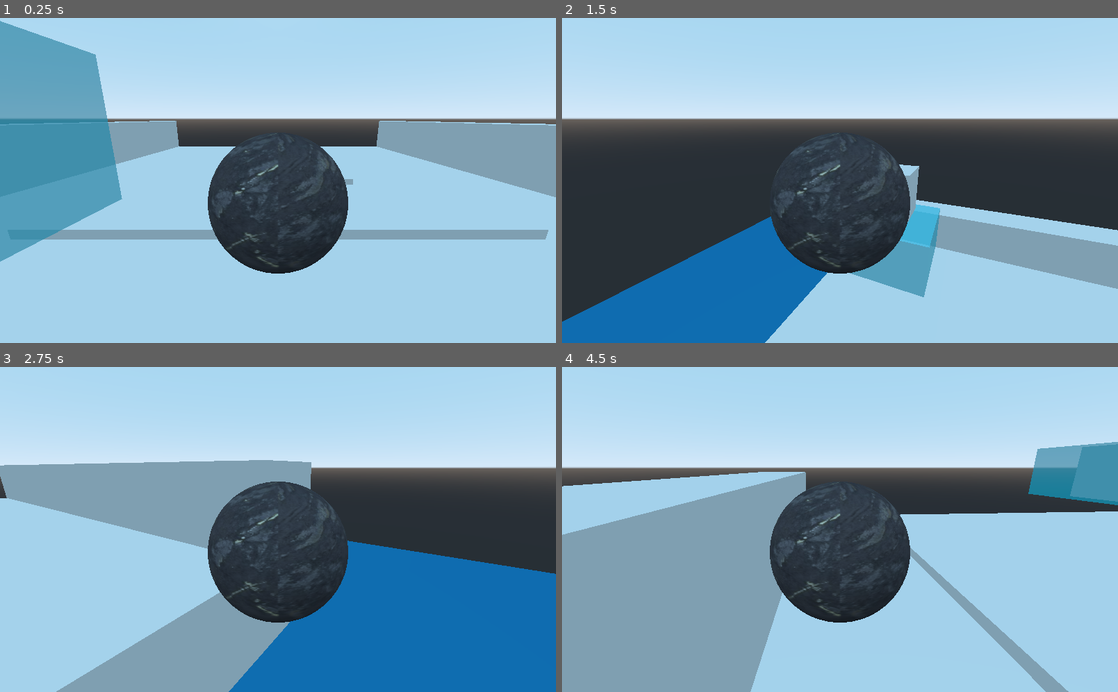
Above: before the commit, frames 1-4 (two rows, left to right).
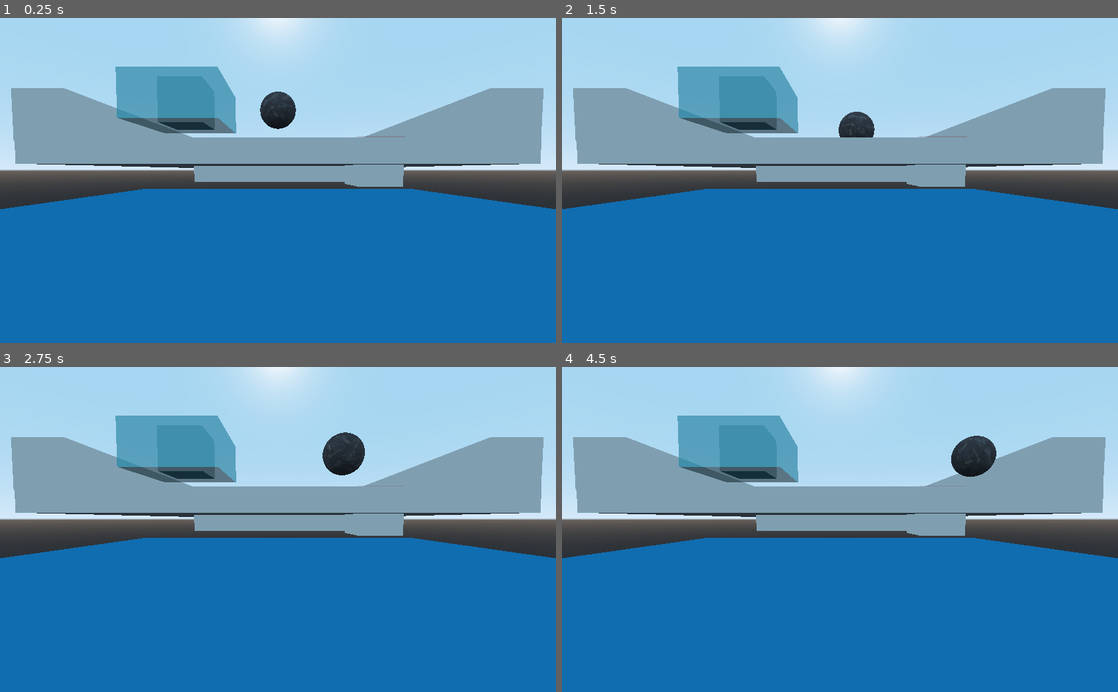
Above: after the commit, the same moments.

Repository: Lucas-Miller849/BallRacer
Game: Godot game, scene res://Levels/Test Level.tscn
Two runs of this game, one before a commit and one after it. Both use one fixed random seed, a clock stepped at 60 frames per second and the inputs below. The project has no main scene, so this scene is started directly.
Inputs (mouse positions are in pixels of both pictures, inside the frame that each line leads up to):
- Up to frame 1 (0.25 s): no input
- Up to frame 2 (1.5 s): move the mouse to (962, 164) at 0.52 s; hold Right (ui_right) 0.53-1.28 s; tap Space (ui_select) at 0.77 s; move the mouse to (728, 196) at 1.27 s; hold Down (ui_down) from 1.28 s (still down)
- Up to frame 3 (2.75 s): tap Space (ui_select) at 1.52 s; move the mouse to (333, 458) at 2.02 s; release Down (ui_down) at 2.03 s; hold Right (ui_right) from 2.03 s (still down)
- Up to frame 4 (4.5 s): move the mouse to (812, 594) at 2.77 s; release Right (ui_right) at 2.78 s; hold Up (ui_up) 2.78-3.53 s; tap Space (ui_select) at 3.02, 3.77 s; move the mouse to (1006, 578) at 3.52 s; hold Left (ui_left) from 3.53 s (still down); move the mouse to (673, 480) at 4.27 s

The runs differ from the first frame. In frame 1, 76% of the frame differs, in the area x 0-100%, y 0-100%; in frame 2, 64%; in frame 3, 52%; in frame 4, 76%.

Commit message:
Classwork with level_one

Diff:
--- a/Levels/KillFloor.gd
+++ b/Levels/KillFloor.gd
@@ -6,5 +6,4 @@
 func _on_KillFloor_body_entered(body):
 	if body.collision_layer == 2:
 		print(body.name)
-		print_debug("Nerd")
 		body.translation = spawn_point.translation
--- a/Levels/Level_One.tscn
+++ b/Levels/Level_One.tscn
@@ -8,7 +8,7 @@
 
 [sub_resource type="Animation" id=1]
 resource_name = "Move"
-length = 2.0
+length = 2.5
 tracks/0/type = "bezier"
 tracks/0/path = NodePath("Enviroment/10x1x13:translation:x")
 tracks/0/interp = 1
@@ -39,6 +39,36 @@
 "points": PoolRealArray( 20.1561, -0.25, 0, 0.25, 0, 20.1561, -0.25, 0, 0.25, 0, 20.1561, -0.25, 0, 0.25, 0 ),
 "times": PoolRealArray( 0, 1.1, 2 )
 }
+tracks/3/type = "bezier"
+tracks/3/path = NodePath("Enviroment/10x1x14:translation:x")
+tracks/3/interp = 1
+tracks/3/loop_wrap = true
+tracks/3/imported = false
+tracks/3/enabled = true
+tracks/3/keys = {
+"points": PoolRealArray( -0.00409889, -0.25, 0, 0.25, 0, -0.00409889, -0.25, 0, 0.25, 0, -0.00409889, -0.25, 0, 0.25, 0 ),
+"times": PoolRealArray( 0, 1.1, 2 )
+}
+tracks/4/type = "bezier"
+tracks/4/path = NodePath("Enviroment/10x1x14:translation:y")
+tracks/4/interp = 1
+tracks/4/loop_wrap = true
+tracks/4/imported = false
+tracks/4/enabled = true
+tracks/4/keys = {
+"points": PoolRealArray( -20.1874, -0.25, 0, 0.25, 0, -0.00718117, -0.25, 0, 0.25, 0, -14.7228, -0.25, 0, 0.25, 0 ),
+"times": PoolRealArray( 0, 1.1, 2 )
+}
+tracks/5/type = "bezier"
+tracks/5/path = NodePath("Enviroment/10x1x14:translation:z")
+tracks/5/interp = 1
+tracks/5/loop_wrap = true
+tracks/5/imported = false
+tracks/5/enabled = true
+tracks/5/keys = {
+"points": PoolRealArray( 20.1561, -0.25, 0, 0.25, 0, 20.1561, -0.25, 0, 0.25, 0, 20.1561, -0.25, 0, 0.25, 0 ),
+"times": PoolRealArray( 0, 1.1, 2 )
+}
 
 [node name="Level_One" type="Spatial"]
 script = ExtResource( 3 )
@@ -54,7 +84,7 @@
 transform = Transform( 1, 0, 0, 0, 1, 0, 0, 0, 1, -20.0931, -0.32686, 20.1561 )
 
 [node name="10x1x14" parent="Enviroment" instance=ExtResource( 1 )]
-transform = Transform( 1, 0, 0, 0, 1, 0, 0, 0, 1, -0.00409889, 0.0319691, 20.1561 )
+transform = Transform( 1, 0, 0, 0, 1, 0, 0, 0, 1, -0.00409889, -14.7228, 20.1561 )
 
 [node name="10x1x15" parent="Enviroment" instance=ExtResource( 1 )]
 transform = Transform( 1, 0, 0, 0, 1, 0, 0, 0, 1, 20.0189, 0, 20.1561 )
--- a/Levels/Test Level.tscn
+++ b/Levels/Test Level.tscn
@@ -1,13 +1,14 @@
-[gd_scene load_steps=12 format=2]
+[gd_scene load_steps=13 format=2]
 
 [ext_resource path="res://Level Geometry/10x1x10.tscn" type="PackedScene" id=1]
-[ext_resource path="res://Player/PlayerKB.tscn" type="PackedScene" id=2]
+[ext_resource path="res://Player/Player.tscn" type="PackedScene" id=2]
 [ext_resource path="res://Level Geometry/1x1x1.tscn" type="PackedScene" id=3]
 [ext_resource path="res://Level Geometry/2x1x2.tscn" type="PackedScene" id=4]
 [ext_resource path="res://Level Geometry/10x1x1.tscn" type="PackedScene" id=5]
 [ext_resource path="res://Level Geometry/5x1x5.tscn" type="PackedScene" id=6]
 [ext_resource path="res://Triggers/PlatformLift.tscn" type="PackedScene" id=7]
 [ext_resource path="res://Levels/KillFloor.gd" type="Script" id=8]
+[ext_resource path="res://Triggers/Popper.tscn" type="PackedScene" id=9]
 
 [sub_resource type="CubeMesh" id=1]
 
@@ -19,26 +20,27 @@
 
 [node name="Test Level" type="Spatial"]
 
-[node name="10x1x10" parent="." instance=ExtResource( 1 )]
+[node name="Enviroment" type="Node" parent="."]
 
-[node name="1x1x1" parent="." instance=ExtResource( 3 )]
+[node name="10x1x10" parent="Enviroment" instance=ExtResource( 1 )]
+transform = Transform( 1, 0, 0, 0, 0.5, 0, 0, 0, 1, 0, 0.667183, 0 )
+
+[node name="1x1x1" parent="Enviroment" instance=ExtResource( 3 )]
 transform = Transform( 1, 0, 0, 0, 1, 0, 0, 0, 1, 0.163673, 1.02983, 0 )
 
-[node name="10x1x1" parent="." instance=ExtResource( 5 )]
+[node name="10x1x1" parent="Enviroment" instance=ExtResource( 5 )]
 
-[node name="10x1x2" parent="." instance=ExtResource( 5 )]
+[node name="10x1x2" parent="Enviroment" instance=ExtResource( 5 )]
 transform = Transform( -1.62921e-07, 0, 1, 0, 1, 0, -1, 0, -1.62921e-07, 8.97433, 1.99612, 0.00586951 )
 
-[node name="2x1x2" parent="." instance=ExtResource( 4 )]
+[node name="2x1x2" parent="Enviroment" instance=ExtResource( 4 )]
 transform = Transform( 1, 0, 0, 0, 1, 0, 0, 0, 1, 0.311701, 0.388831, 0 )
 
-[node name="5x1x5" parent="." instance=ExtResource( 6 )]
+[node name="5x1x5" parent="Enviroment" instance=ExtResource( 6 )]
 transform = Transform( 1, 0, 0, 0, 1, 0, 0, 0, 1, 0, 0.203132, 0 )
 
 [node name="PlatformLift" parent="." instance=ExtResource( 7 )]
 transform = Transform( 1, 0, 0, 0, 1, 0, 0, 0, 1, -4.3878, 2.99796, 7.54717 )
-
-[node name="PlayerKB" parent="." instance=ExtResource( 2 )]
 
 [node name="KillFloor" type="Area" parent="."]
 transform = Transform( 1, 0, 0, 0, 1, 0, 0, 0, 1, 0, -4.60645, 0 )
@@ -55,4 +57,12 @@
 
 [node name="SpawnPoint1" type="Position3D" parent="KillFloor"]
 transform = Transform( 1, 0, 0, 0, 1, 0, 0, 0, 1, 1.24203, 9.79999, 7.04364 )
+
+[node name="Player" parent="." instance=ExtResource( 2 )]
+
+[node name="Camera" type="Camera" parent="."]
+transform = Transform( 1, 0, 0, 0, 0.998993, 0.0448748, 0, -0.0448748, 0.998993, 0, -0.0769901, 18.8721 )
+
+[node name="Area" parent="." instance=ExtResource( 9 )]
+transform = Transform( 1, 0, 0, 0, 1, 0, 0, 0, 1, 4.50906, -1.32057, 7.67306 )
 [connection signal="body_entered" from="KillFloor" to="KillFloor" method="_on_KillFloor_body_entered"]
--- a/Player/Player.gd
+++ b/Player/Player.gd
@@ -9,6 +9,5 @@
 
 	apply_central_impulse(velocity.normalized() * speed)
 
-
-func _ready():
-	print("Aloha")
+func pop(dir:Vector3):
+	apply_impulse(Vector3.ZERO, dir)
--- a/Player/Player_KB_w_gravity.gd
+++ b/Player/Player_KB_w_gravity.gd
@@ -37,3 +37,6 @@
 func _unhandled_input(event):
 	if event is InputEventMouseMotion:
 		rotate_y(-lerp(0, rotation_speed, event.relative.x))
+
+func pop(dir:Vector3):
+	velocity += dir
--- /dev/null
+++ b/Triggers/Pop.tscn
@@ -0,0 +1,49 @@
+[gd_scene load_steps=5 format=2]
+
+[ext_resource path="res://Triggers/Popper.gd" type="Script" id=1]
+[ext_resource path="res://Level Geometry/1x1x1.tscn" type="PackedScene" id=2]
+
+[sub_resource type="BoxShape" id=1]
+
+[sub_resource type="Animation" id=2]
+resource_name = "pop"
+length = 0.1
+tracks/0/type = "value"
+tracks/0/path = NodePath("1x1x1:transform")
+tracks/0/interp = 1
+tracks/0/loop_wrap = true
+tracks/0/imported = false
+tracks/0/enabled = true
+tracks/0/keys = {
+"times": PoolRealArray( 0, 0.1 ),
+"transitions": PoolRealArray( 1, 1 ),
+"update": 0,
+"values": [ Transform( 1, 0, 0, 0, 1, 0, 0, 0, 1, 0, 0, 0 ), Transform( 1, 0, 0, 0, 1, 0, 0, 0, 1, 0, 1, 0 ) ]
+}
+tracks/1/type = "value"
+tracks/1/path = NodePath("CollisionShape:transform")
+tracks/1/interp = 1
+tracks/1/loop_wrap = true
+tracks/1/imported = false
+tracks/1/enabled = true
+tracks/1/keys = {
+"times": PoolRealArray( 0, 0.1 ),
+"transitions": PoolRealArray( 1, 1 ),
+"update": 0,
+"values": [ Transform( 0.5, 0, 0, 0, 0.1, 0, 0, 0, 0.5, 0, 1.10308, 0 ), Transform( 0.5, 0, 0, 0, 0.1, 0, 0, 0, 0.5, 0, 2.10287, 0 ) ]
+}
+
+[node name="Area" type="Area"]
+script = ExtResource( 1 )
+
+[node name="CollisionShape" type="CollisionShape" parent="."]
+transform = Transform( 0.5, 0, 0, 0, 0.1, 0, 0, 0, 0.5, 0.0946951, 2.10757, 0 )
+shape = SubResource( 1 )
+
+[node name="1x1x1" parent="." instance=ExtResource( 2 )]
+transform = Transform( 1, 0, 0, 0, 1, 0, 0, 0, 1, 0, 1, 0 )
+
+[node name="AnimationPlayer" type="AnimationPlayer" parent="."]
+anims/pop = SubResource( 2 )
+[connection signal="body_entered" from="." to="." method="_on_Area_body_entered"]
+[connection signal="body_exited" from="." to="." method="_on_Area_body_exited"]
--- /dev/null
+++ b/Triggers/Popper.gd
@@ -0,0 +1,19 @@
+extends Area
+
+
+func _ready():
+	pass
+
+
+func _on_Area_body_entered(body):
+	if body.collision_layer == 2:
+		print(body.name + "Entered")
+		$AnimationPlayer.play("Pop")
+		body.pop(Vector3.UP * 10)
+
+
+func _on_Area_body_exited(body):
+	if body.collision_layer == 2:
+		print(body.name + "Exited")
+		$AnimationPlayer.play("Pop")
+		print(translation.y)
--- /dev/null
+++ b/Triggers/Popper.tscn
@@ -0,0 +1,73 @@
+[gd_scene load_steps=7 format=2]
+
+[ext_resource path="res://Level Geometry/1x1x1.tscn" type="PackedScene" id=1]
+[ext_resource path="res://Triggers/Popper.gd" type="Script" id=2]
+
+[sub_resource type="SpatialMaterial" id=1]
+flags_transparent = true
+albedo_color = Color( 0.992157, 0.101961, 0.00784314, 0.301961 )
+
+[sub_resource type="CubeMesh" id=2]
+material = SubResource( 1 )
+
+[sub_resource type="BoxShape" id=3]
+
+[sub_resource type="Animation" id=4]
+resource_name = "Pop"
+length = 0.1
+tracks/0/type = "value"
+tracks/0/path = NodePath("1x1x1:transform")
+tracks/0/interp = 1
+tracks/0/loop_wrap = true
+tracks/0/imported = false
+tracks/0/enabled = true
+tracks/0/keys = {
+"times": PoolRealArray( 0, 0.1 ),
+"transitions": PoolRealArray( 1, 1 ),
+"update": 0,
+"values": [ Transform( 1, 0, 0, 0, 1, 0, 0, 0, 1, 0, 0, 0 ), Transform( 1, 0, 0, 0, 1, 0, 0, 0, 1, 0, 1.51703, 0 ) ]
+}
+tracks/1/type = "value"
+tracks/1/path = NodePath("CollisionShape:transform")
+tracks/1/interp = 1
+tracks/1/loop_wrap = true
+tracks/1/imported = false
+tracks/1/enabled = true
+tracks/1/keys = {
+"times": PoolRealArray( 0, 0.1 ),
+"transitions": PoolRealArray( 1, 1 ),
+"update": 0,
+"values": [ Transform( 1, 0, 0, 0, 0.1, 0, 0, 0, 1, -0.0210207, 1.07496, 0 ), Transform( 1, 0, 0, 0, 0.1, 0, 0, 0, 1, -0.0210207, 2.61534, 0 ) ]
+}
+tracks/2/type = "value"
+tracks/2/path = NodePath("MeshInstance:transform")
+tracks/2/interp = 1
+tracks/2/loop_wrap = true
+tracks/2/imported = false
+tracks/2/enabled = true
+tracks/2/keys = {
+"times": PoolRealArray( 0, 0.1 ),
+"transitions": PoolRealArray( 1, 1 ),
+"update": 0,
+"values": [ Transform( 1, 0, 0, 0, 0.1, 0, 0, 0, 1, -0.0210207, 1.06091, 0 ), Transform( 1, 0, 0, 0, 0.1, 0, 0, 0, 1, -0.0210207, 2.5984, 0 ) ]
+}
+
+[node name="Area" type="Area"]
+script = ExtResource( 2 )
+
+[node name="MeshInstance" type="MeshInstance" parent="."]
+transform = Transform( 1, 0, 0, 0, 0.1, 0, 0, 0, 1, 0.0137182, 2.63497, 0.0277269 )
+mesh = SubResource( 2 )
+material/0 = null
+
+[node name="CollisionShape" type="CollisionShape" parent="."]
+transform = Transform( 1, 0, 0, 0, 0.1, 0, 0, 0, 1, 0.0137182, 2.65191, 0.0277269 )
+shape = SubResource( 3 )
+
+[node name="1x1x1" parent="." instance=ExtResource( 1 )]
+transform = Transform( 1, 0, 0, 0, 1, 0, 0, 0, 1, 0, 1.51703, 0 )
+
+[node name="AnimationPlayer" type="AnimationPlayer" parent="."]
+anims/Pop = SubResource( 4 )
+[connection signal="body_entered" from="." to="." method="_on_Area_body_entered"]
+[connection signal="body_exited" from="." to="." method="_on_Area_body_exited"]
